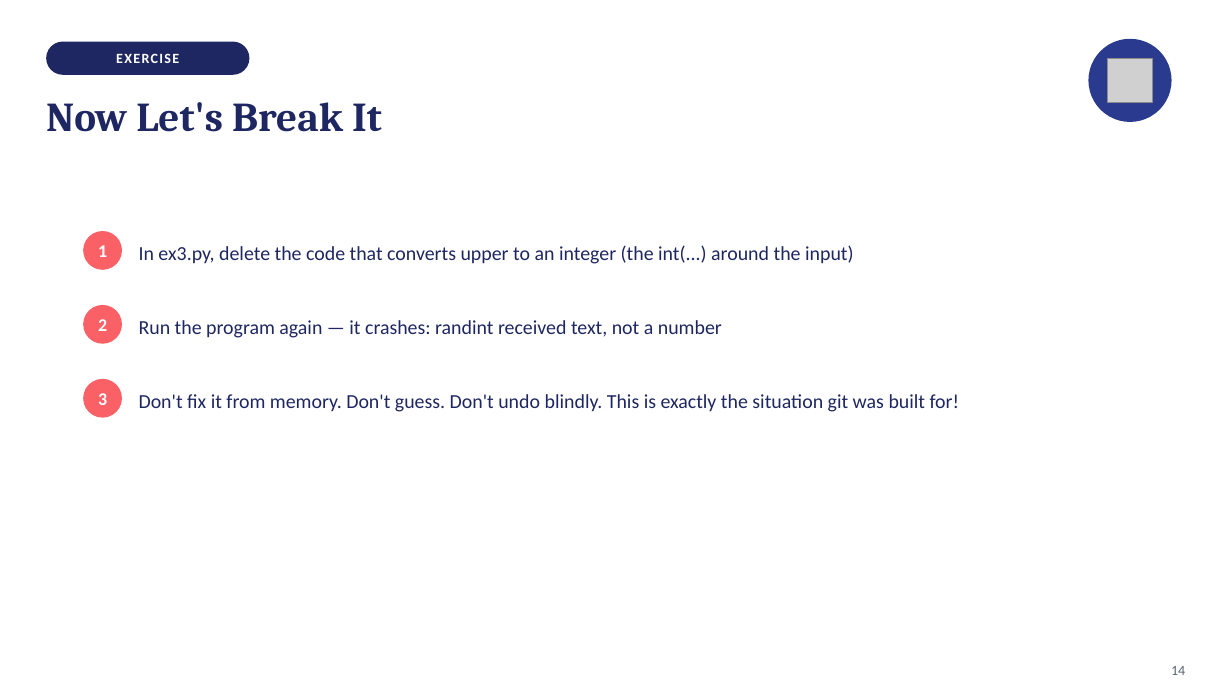
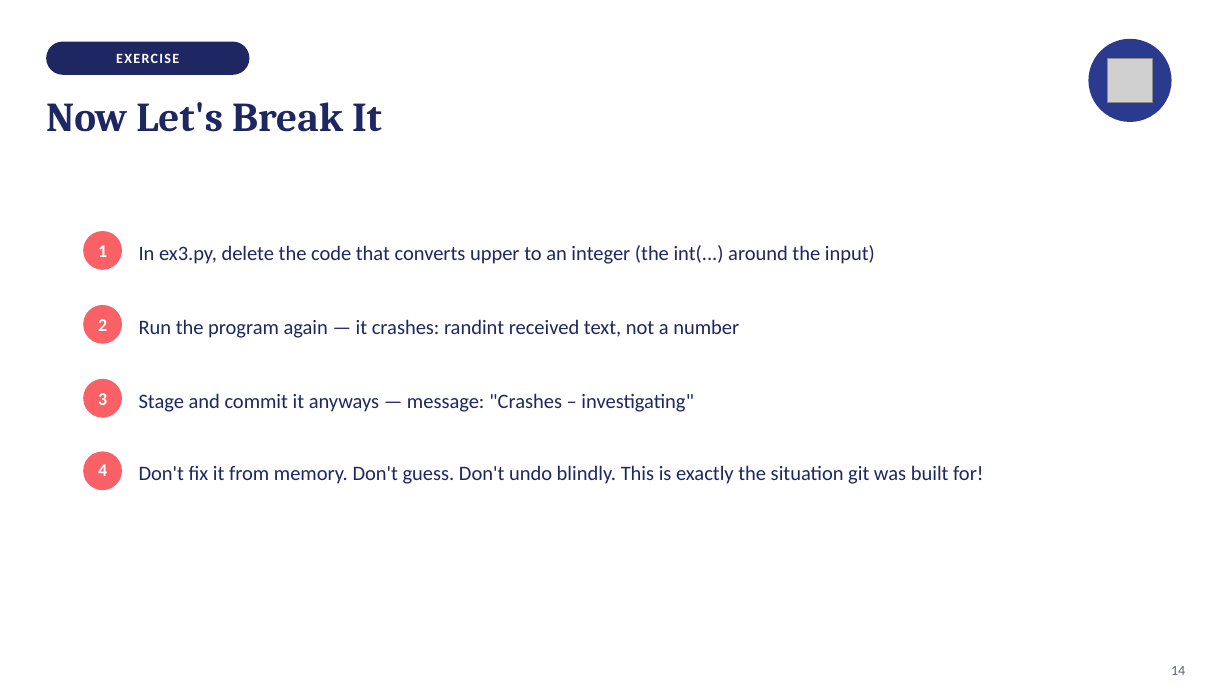
Before and after one commit to isabelhovdahl/TECH2, a slide deck: slide 14 of workshops/week02/git_slides.pptx. Drawn at 1232x693 pixels with LibreOffice and Linux fonts; fonts in the diff are those of the drawing; grey boxes stand for pictures. Boxes give left, top, right and bottom in pixels: in the first picture for what was removed or moved away, otherwise in the second. Text is boxed around its words. In the diff, an @@ line names an element or a change of style, - is before the commit and + after.

```diff
--- a/workshops/week02/git_slides.pptx
+++ b/workshops/week02/git_slides.pptx
@@ text added at bbox=[139, 393, 694, 412], 16 pt, text #1E2761 @@
+Stage and commit it anyways — message: "Crashes – investigating"
@@ size 15.5 to 16 pt in 3 elements at bbox=[139, 245, 875, 264], bbox=[139, 319, 739, 338], bbox=[139, 465, 983, 484] @@
@@ text "Don't fix it from memory. ...": place and size @@
-text "Don't fix it from memory. ..." at bbox=[139, 394, 959, 412]
+text "Don't fix it from memory. ..." at bbox=[139, 465, 983, 484]
@@ ellipse added at bbox=[83, 452, 122, 491], fill #F96167 @@
@@ text added at bbox=[98, 464, 107, 476], 14 pt, text #FFFFFF, bold @@
+4
```
Also in this commit, not shown: 12 other slides changed, 1 other file.
